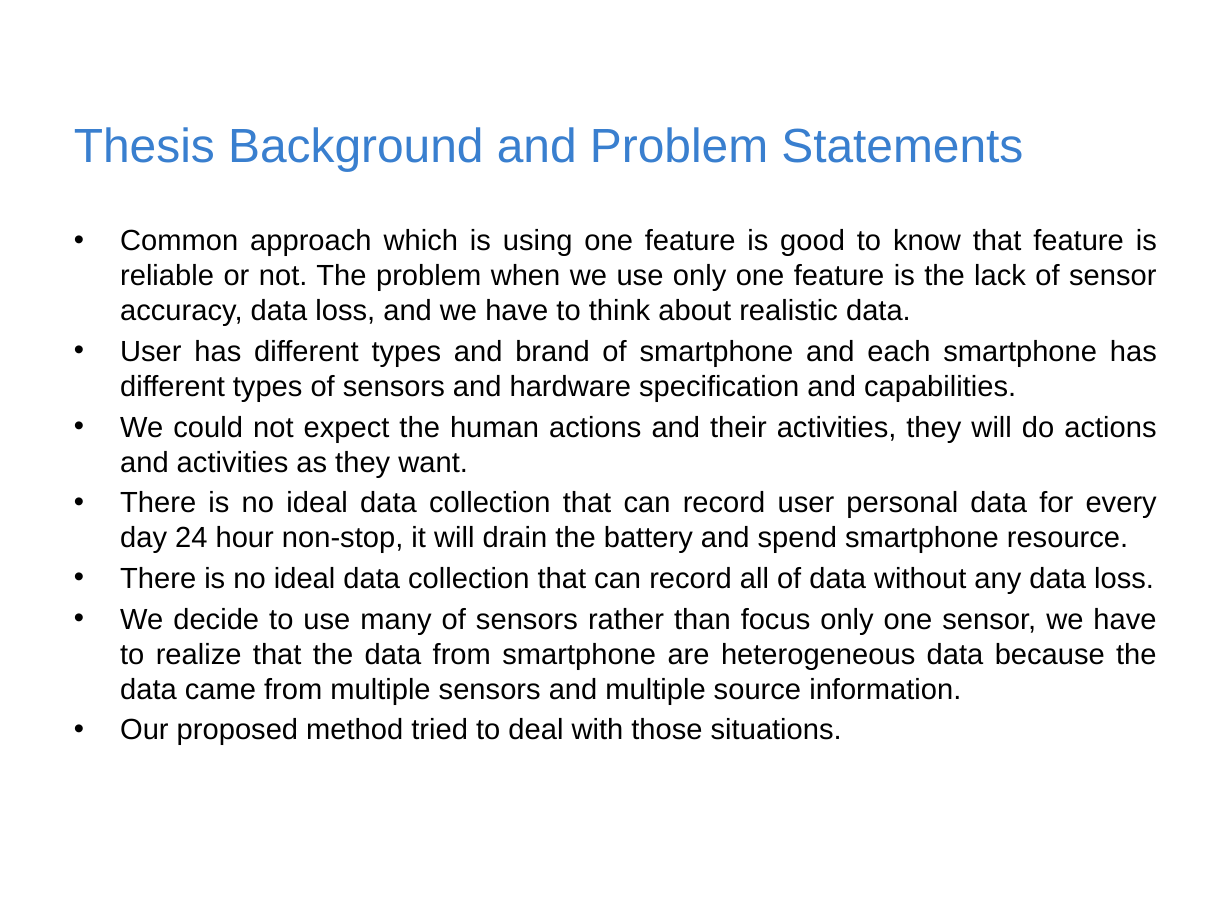
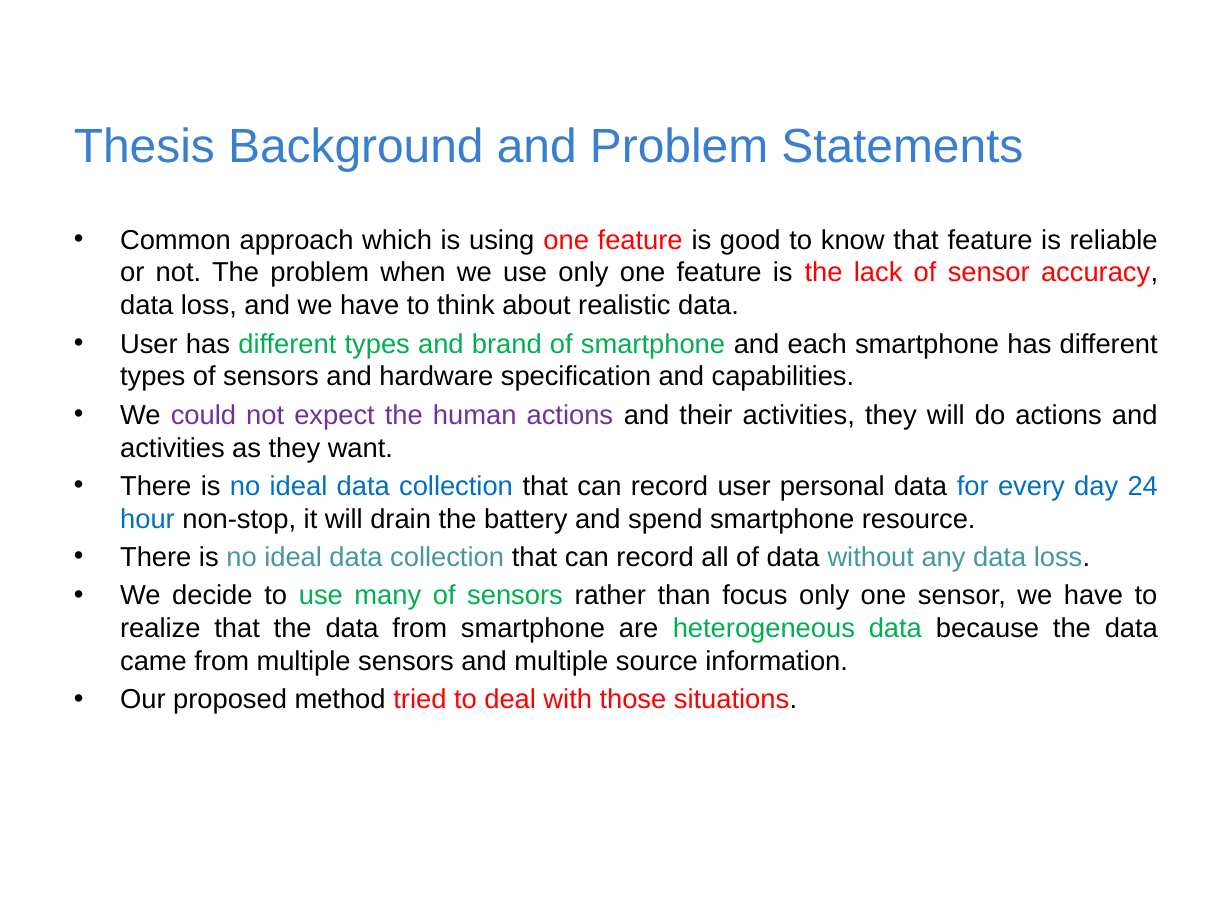
Before and after one commit to rischanlab/MyThesis, a slide deck: slide 3 of Thesis-presentation.pptx. Drawn at 1232x924 pixels with LibreOffice and Linux fonts; fonts in the diff are those of the drawing; background and template pictures are left out. Boxes give left, top, right and bottom in pixels: in the first picture for what was removed or moved away, otherwise in the second. Text is boxed around its words. In the diff, an @@ line names an element or a change of style, - is before the commit and + after.

Commit message:
modified thesis presentation

```diff
--- a/Thesis-presentation.pptx
+++ b/Thesis-presentation.pptx
@@ text "Common approach which is using ..." at (120, 229, 1158, 714): size 17 to 16 pt; text colour #000000 to #FF0000 in "one feature the lack of sensor accuracy,", "tried to deal with those situations."; text colour #000000 to #00B050 in "different types and brand of smartphone", "use many of sensors heterogeneous data"; text colour #000000 to #7030A0 in "could not expect the human actions"; text colour #000000 to #0070C0 in "no ideal data collection for every day ..."; text colour #000000 to #4597A0 in "no ideal data collection without any data ..." @@
```
Also in this commit, not shown: 3 other slides changed, 1 other file.
